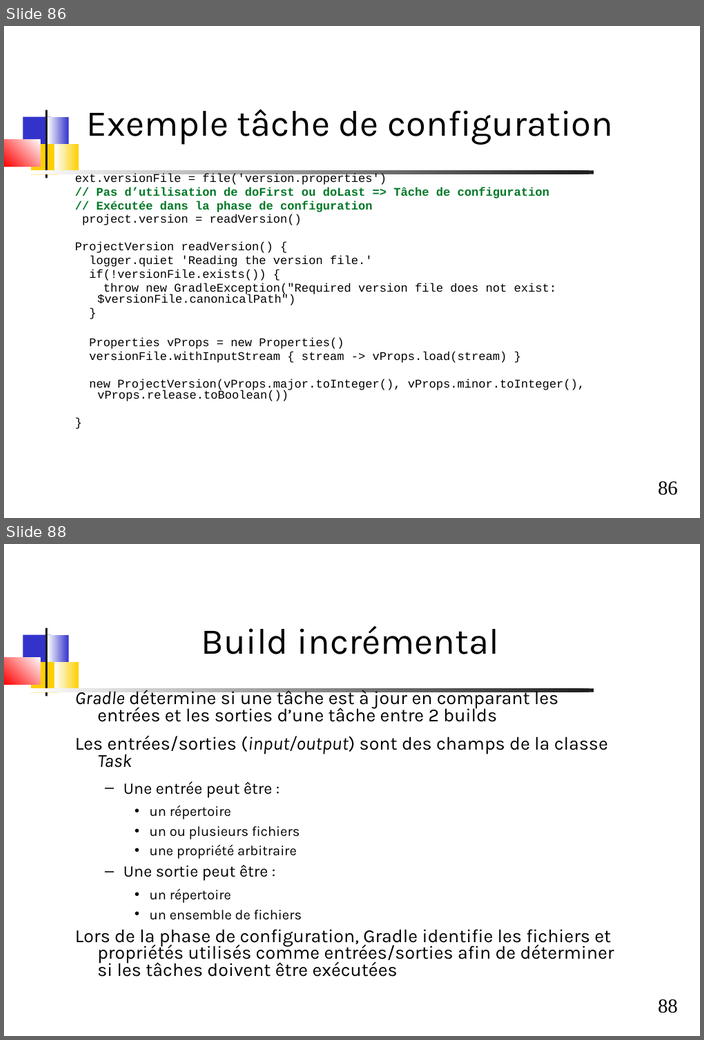
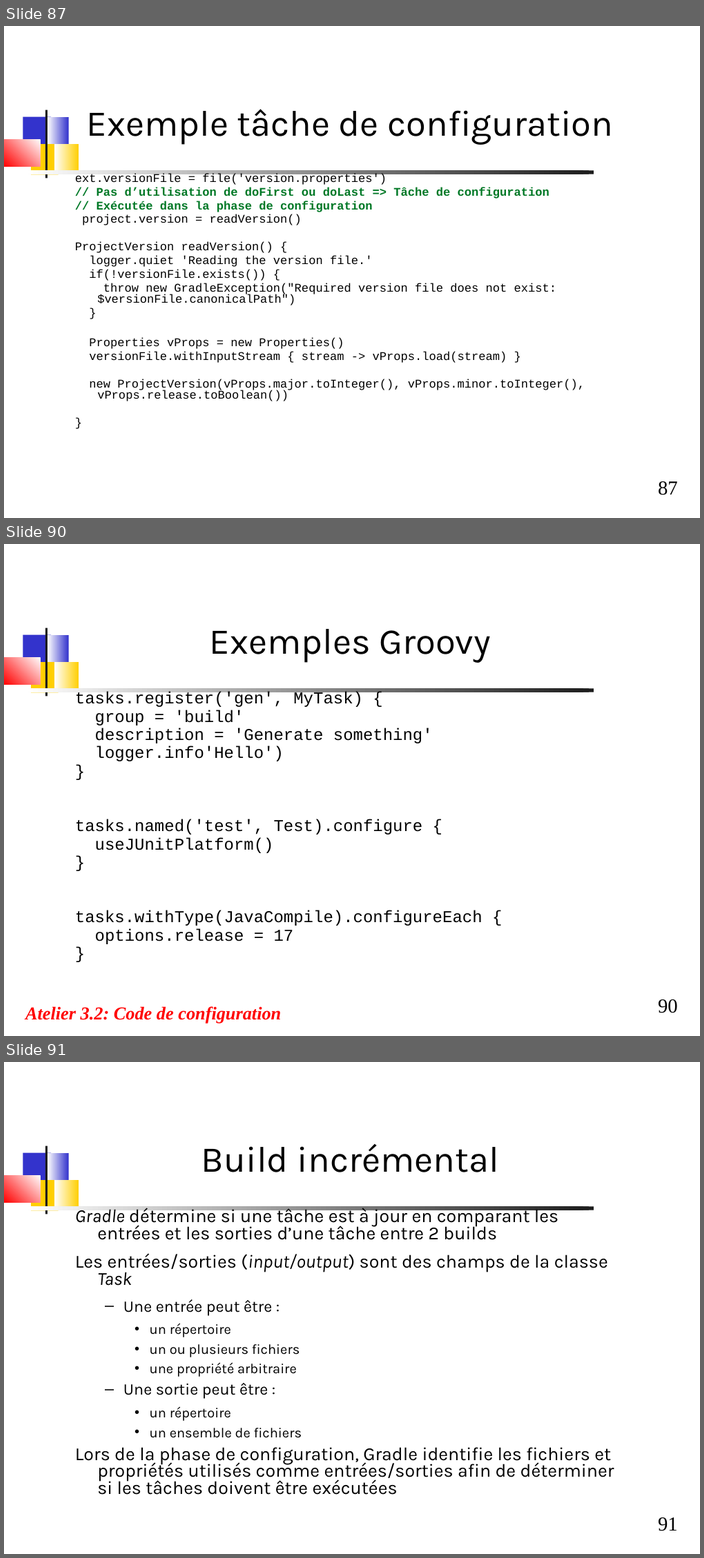
Before and after one commit to dthibau/gradle, a slide deck: Gradle.odp. Shown one above the other, each under a label of ours: slides 86 and 88 before the commit, slides 87, 90 and 91 after it; the slides between them are not shown. The pictures are 704x1040 and 704x1558 pixels, drawn with LibreOffice and Linux fonts; fonts in the diff are those of the drawing. Boxes give left, top, right and bottom in pixels: in the first picture for what was removed or moved away, otherwise in the second. Text is boxed around its words. In the diff, an @@ line names an element or a change of style, - is before the commit and + after.

Commit message:
Lazy Conf, ToolChain Java

```diff
--- a/Gradle.odp
+++ b/Gradle.odp
@@ slide 90 added at (4,544,700,1036), background #FFFFFF; not listed: 8 template elements that a slide beside it also shows @@
@@ title added at (210,629,490,663), 44 pt, text #000000 @@
+Exemples Groovy
@@ text added at (75,692,482,944), 20 pt, text #000000 @@
+tasks.register('gen', MyTask) {
+group = 'build'
+description = 'Generate something'
+logger.info'Hello')
+}
+tasks.named('test', Test).configure {
+useJUnitPlatform()
+}
+tasks.withType(JavaCompile).configureEach {
+options.release = 17
+}
@@ text added at (25,1006,281,1024), 22 pt, text #FF0000, bold, italic @@
+Atelier 3.2: Code de configuration
@@ what was slide 86 is now slide 87 @@
@@ page number at (657,481,677,495): text changed @@
-86
+87
@@ what was slide 88 is now slide 91 @@
@@ page number at (657,1517,677,1531): text changed @@
-88
+91
```
Also in this commit, not shown: 7 slides changed, 3 other slides added, 1 slide removed, 1 other file.
